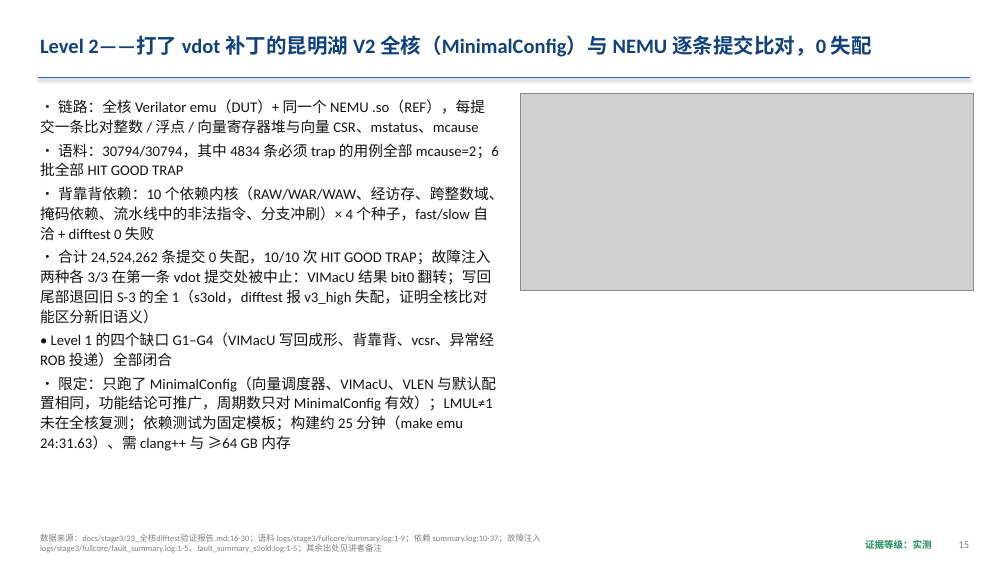
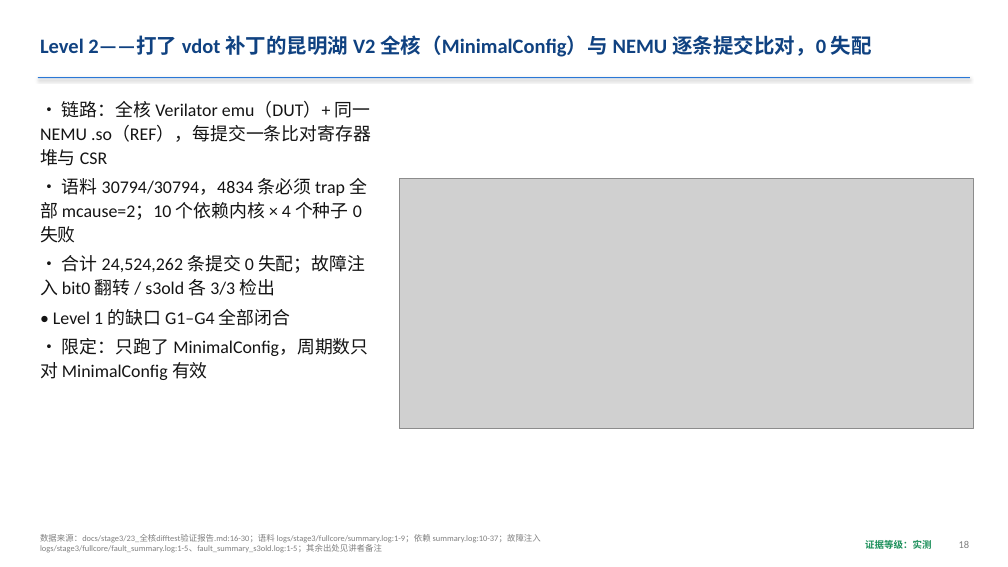
Before and after one commit to I3eg1nner/cie2026-SNL-XiangShan-vdot, a slide deck: slide 18 of docs/submission/SNL-XiangShan-vdot-slides.pptx (slide 15 before the commit). Drawn at 1008x567 pixels with LibreOffice and Linux fonts; fonts in the diff are those of the drawing; grey boxes stand for pictures. Boxes give left, top, right and bottom in pixels: in the first picture for what was removed or moved away, otherwise in the second. Text is boxed around its words. In the diff, an @@ line names an element or a change of style, - is before the commit and + after.

Commit message:
build(submission): 讲解 PPT 打磨：波形图页以图为主体，正文不低于 12 pt
- P5A 续页拆为「8 从哪来与清零取舍」「等价证据与全核 vl=8 实测」两页，后者以图 10 为主图
- P4、P5、P12A 波形图占页宽 60% 以上，页面要点压缩，大纲原文移入讲者备注；
  压缩要点中的数字生成时与大纲逐个比对
- P10 拆为两页；P2、P7、P11 增加原生形状示意图（三阶段路线、复用与新增、NEMU 扩展流程）
- 放得下断言的正文与表格下限提高到 12 pt；共 29 页

```diff
--- a/docs/submission/SNL-XiangShan-vdot-slides.pptx
+++ b/docs/submission/SNL-XiangShan-vdot-slides.pptx
@@ text at [40, 101, 371, 380]: text changed; size 14 to 17 pt @@
-• 链路：全核 Verilator emu（DUT）+ 同一个 NEMU .so（REF），每提交一条比对整数 / 浮点 / 向量寄存器堆与向量 CSR、mstatus、mcause
-• 语料：30794/30794，其中 4834 条必须 trap 的用例全部 mcause=2；6 批全部 HIT GOOD TRAP
-• 背靠背依赖：10 个依赖内核（RAW/WAR/WAW、经访存、跨整数域、掩码依赖、流水线中的非法指令、分支冲刷）× 4 个种子，fast/slow 自洽 + difftest 0 失败
-• 合计 24,524,262 条提交 0 失配，10/10 次 HIT GOOD TRAP；故障注入两种各 3/3 在第一条 vdot 提交处被中止：VIMacU 结果 bit0 翻转；写回尾部退回旧 S-3 的全 1（s3old，difftest 报 v3_high 失配，证明全核比对能区分新旧语义）
-• Level 1 的四个缺口 G1–G4（VIMacU 写回成形、背靠背、vcsr、异常经 ROB 投递）全部闭合
-• 限定：只跑了 MinimalConfig（向量调度器、VIMacU、VLEN 与默认配置相同，功能结论可推广，周期数只对 MinimalConfig 有效）；LMUL≠1 未在全核复测；依赖测试为固定模板；构建约 25 分钟（make emu 24:31.63）、需 clang++ 与 ≥64 GB 内存
+• 链路：全核 Verilator emu（DUT）+ 同一 NEMU .so（REF），每提交一条比对寄存器堆与 CSR
+• 语料 30794/30794，4834 条必须 trap 全部 mcause=2；10 个依赖内核 × 4 个种子 0 失败
+• 合计 24,524,262 条提交 0 失配；故障注入 bit0 翻转 / s3old 各 3/3 检出
+• Level 1 的缺口 G1–G4 全部闭合
+• 限定：只跑了 MinimalConfig，周期数只对 MinimalConfig 有效
@@ picture: place and size @@
-picture at [520, 93, 974, 290]
+picture at [399, 178, 974, 429]
```
Also in this commit, not shown: 25 other slides changed, 3 slides added, 3 other files.
